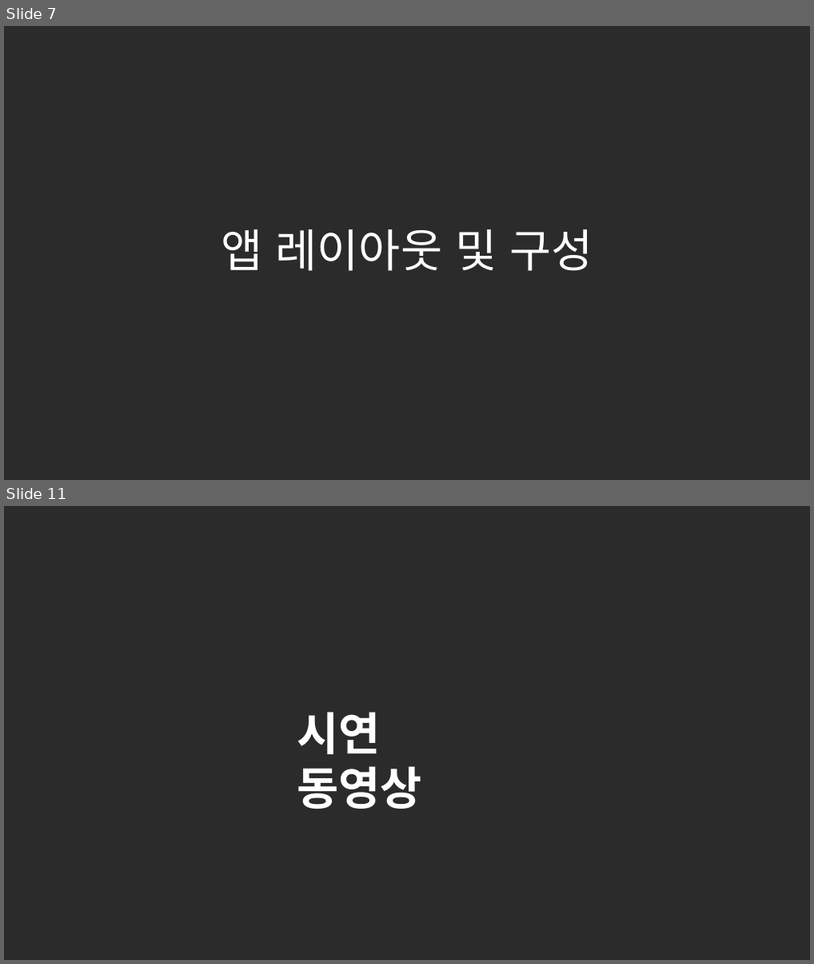
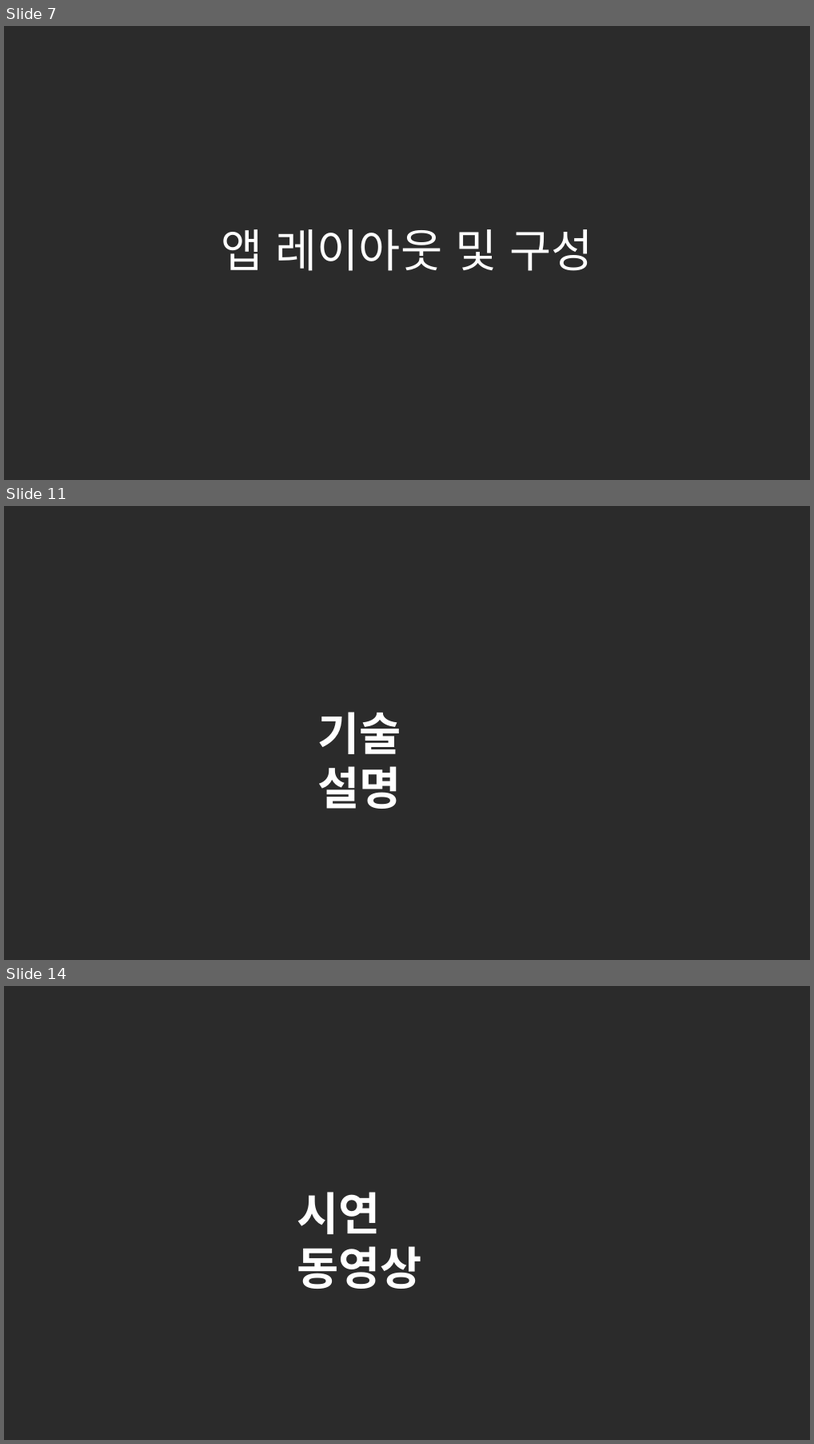
Before and after one commit to SunrinParty2018/Document, a slide deck: 3학년1반3조ppt.pptx. Shown one above the other, each under a label of ours: slides 7 and 11 before the commit, slides 7, 11 and 14 after it; the slides between them are not shown. The pictures are 814x964 and 814x1444 pixels, drawn with LibreOffice and Linux fonts; fonts in the diff are those of the drawing; background and template pictures are left out; a plain dark background stands for a picture behind light text. Boxes give left, top, right and bottom in pixels: in the first picture for what was removed or moved away, otherwise in the second. Text is boxed around its words. In the diff, an @@ line names an element or a change of style, - is before the commit and + after.

```diff
--- a/3학년1반3조ppt.pptx
+++ b/3학년1반3조ppt.pptx
@@ slide 11 added at box(4, 506, 810, 960), background picture (left out) @@
@@ text added at box(318, 712, 401, 808), 54 pt, text #FFFFFF, bold @@
+기술 설명
@@ what was slide 11 is now slide 14 @@
```
Also in this commit, not shown: 7 slides changed, 3 other slides added, 1 slide removed.
